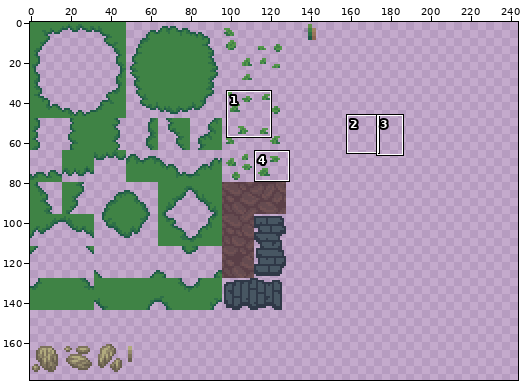
Two states of a pixel-art file, src/- Resource Dump/Aseprite/basic paths.aseprite. Above, an overview of the earlier version with the close-up marked.
Close-up. First the earlier version:
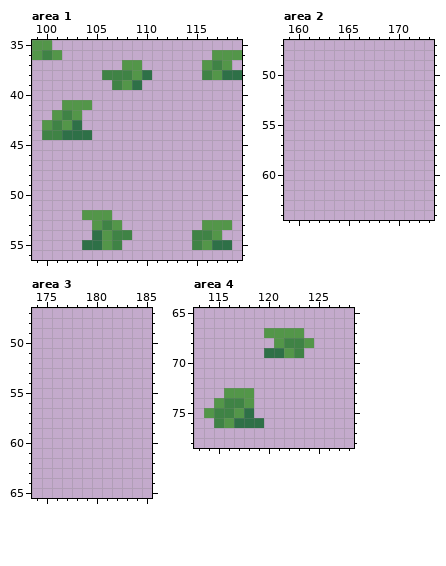
256x256 pixels, 1 frame. Colours within 5 levels of each other are drawn and written as one. Shown: area 1: x 99..119, y 35..56; area 2: x 159..173, y 47..64; area 3: x 174..185, y 47..65; area 4: x 113..128, y 65..78. The wide view leaves out empty margins. The commit also changed other parts of the picture, which this record leaves out.
Once edited:
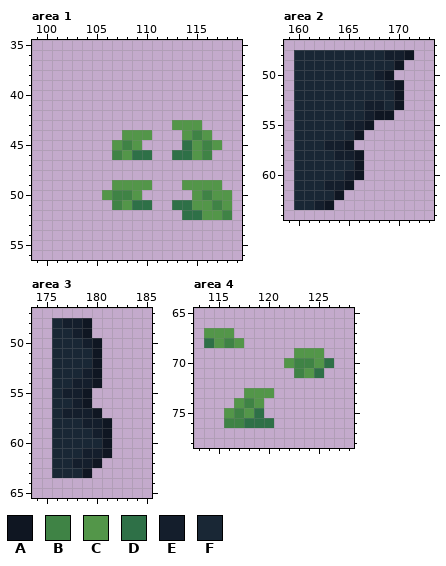
Palette (. is transparent): A #0f1622  B #3f8345  C #539649  D #2e7047  E #141e2c  F #192735
From old to new:
Area 1, layer "Grid - Grass":
y 35: x 99..100 CC -> ..
y 36: x 99..101 CBC -> ...; x 117..119 CCC -> ...
y 37: x 108..109 CC -> ..; x 116..118 CBC -> ...
y 38: x 106..110 BBBCD -> .....; x 116..119 BCDD -> ....
y 39: x 107..109 BCD -> ...
y 41: x 102..104 CCC -> ...
y 42: x 101..103 CBC -> ...
y 43: x 100..103 CBCD -> ....; x 113..115 ... -> CCC
y 44: x 100..104 BBDDD -> .....; x 108..110 ... -> CCC; x 114..116 ... -> CBC
y 45: x 107..109 ... -> CBC; x 114..117 .... -> DCBC
y 46: x 107..110 .... -> BCDD; x 113..116 .... -> DDCB
y 49: x 107..110 .... -> CCCC; x 114..117 .... -> CCCC
y 50: x 106..109 .... -> CBBC; x 115..118 .... -> CBCC
y 51: x 107..110 .... -> BCDD; x 113..118 ...... -> DDCCBC
y 52: x 104..106 CCC -> ...; x 114..118 ..... -> DDCCB
y 53: x 105..107 CBC -> ...; x 116..118 CCC -> ...
y 54: x 105..108 DCBB -> ....; x 115..117 BBC -> ...
y 55: x 104..107 DDCB -> ....; x 115..118 BCDD -> ....
Area 2, layer "Grid - Grass":
y 48: x 160..171 ............ -> FFFFFFFFFEEA
y 49: x 160..170 ........... -> FFFFFFFFFFA
y 50: x 160..169 .......... -> FFFFFFFFEA
y 51: x 160..170 ........... -> FFFFFFFFFEA
y 52: x 160..170 ........... -> FFFFFFFFFFA
y 53: x 160..170 ........... -> FFFFFFFEEFA
y 54: x 160..169 .......... -> FFFFFFFEAA
y 55: x 160..167 ........ -> FFFFFEEA
y 56: x 160..166 ....... -> FFFFFFA
y 57: x 160..165 ...... -> FFFEEA
y 58: x 160..166 ....... -> FFFFEEA
y 59: x 160..166 ....... -> FFFFFFA
y 60: x 160..166 ....... -> FFFFFEA
y 61: x 160..165 ...... -> FFFEEA
y 62: x 160..164 ..... -> FFFFA
y 63: x 160..163 .... -> FFEA
Area 3, layer "Grid - Grass":
y 48: x 176..179 .... -> FEEA
y 49: x 176..179 .... -> FFEA
y 50: x 176..180 ..... -> FFFEA
y 51..52: x 176..180 ..... -> FFFFA
y 53: x 176..180 ..... -> FFFEA
y 54: x 176..180 ..... -> FFEEA
y 55: x 176..179 .... -> FEEA
y 56: x 176..179 .... -> FFEA
y 57: x 176..180 ..... -> FEEEA
y 58: x 176..181 ...... -> FFFEEA
y 59: x 176..181 ...... -> FFFFEA
y 60: x 176..181 ...... -> FFFFFA
y 61: x 176..181 ...... -> FFFEEA
y 62: x 176..180 ..... -> FFEEA
y 63: x 176..179 .... -> FFFA
Area 4, layer "Grid - Grass":
y 67: x 114..116 ... -> CCC; x 120..123 CCCC -> ....
y 68: x 114..117 .... -> DCBC; x 121..124 CBBC -> ....
y 69: x 120..125 DDCB.. -> ...CCC
y 70: x 122..126 ..... -> CBBCD
y 71: x 123..125 ... -> BCD
y 73: x 116..117 CC -> ..; x 119..120 .. -> CC
y 74: x 115..119 CBBC. -> ..CBC
y 75: x 114..119 CBBCD. -> ..CBCD
y 76: x 115..117 BCD -> .BB; x 120 . -> D
Changed places in both close-ups, as pixel boxes (x1, y1, x2, y2):
changed: (32, 40, 242, 250)
added: (294, 50, 414, 210)
added: (52, 318, 112, 478)
changed: (204, 328, 334, 428)
